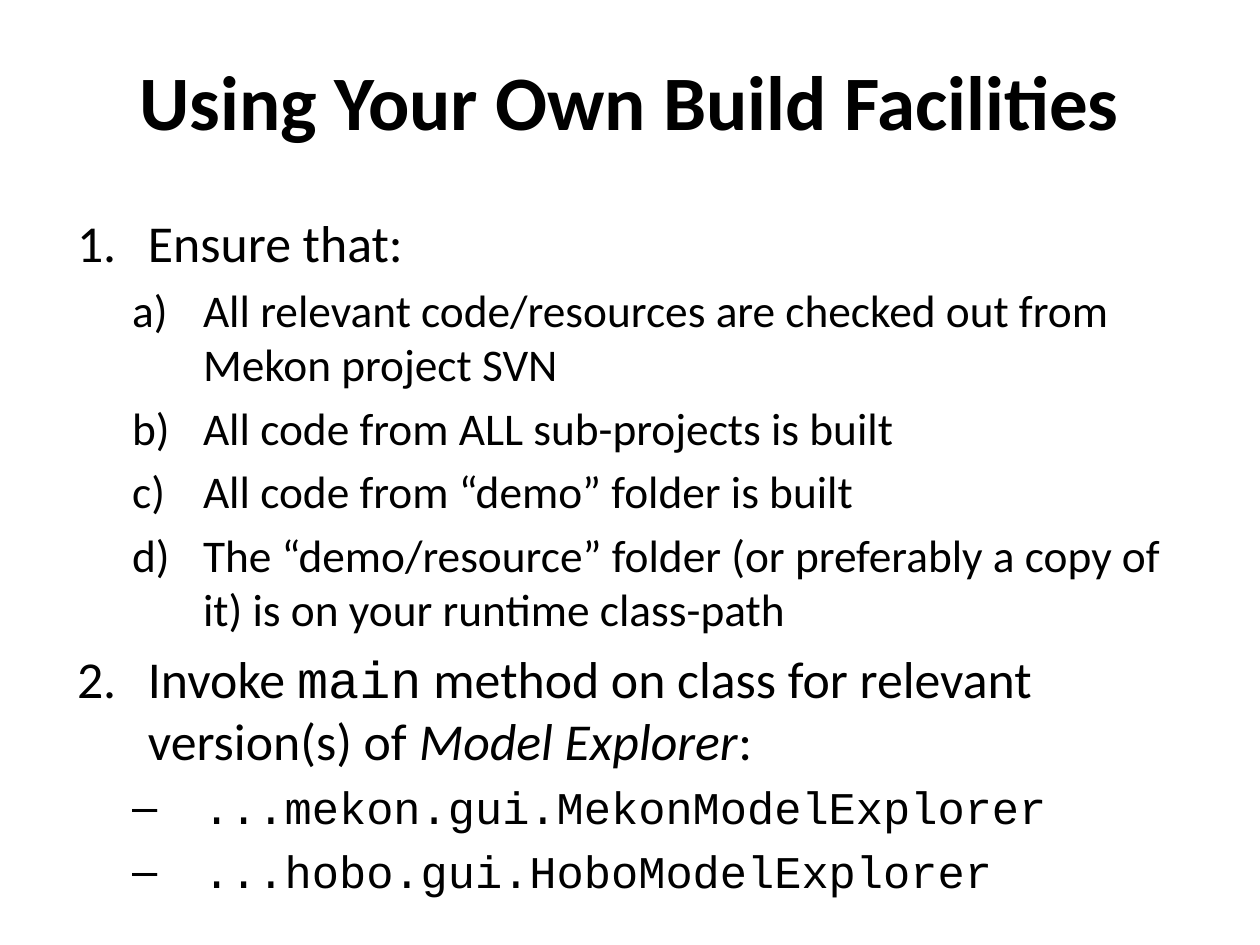
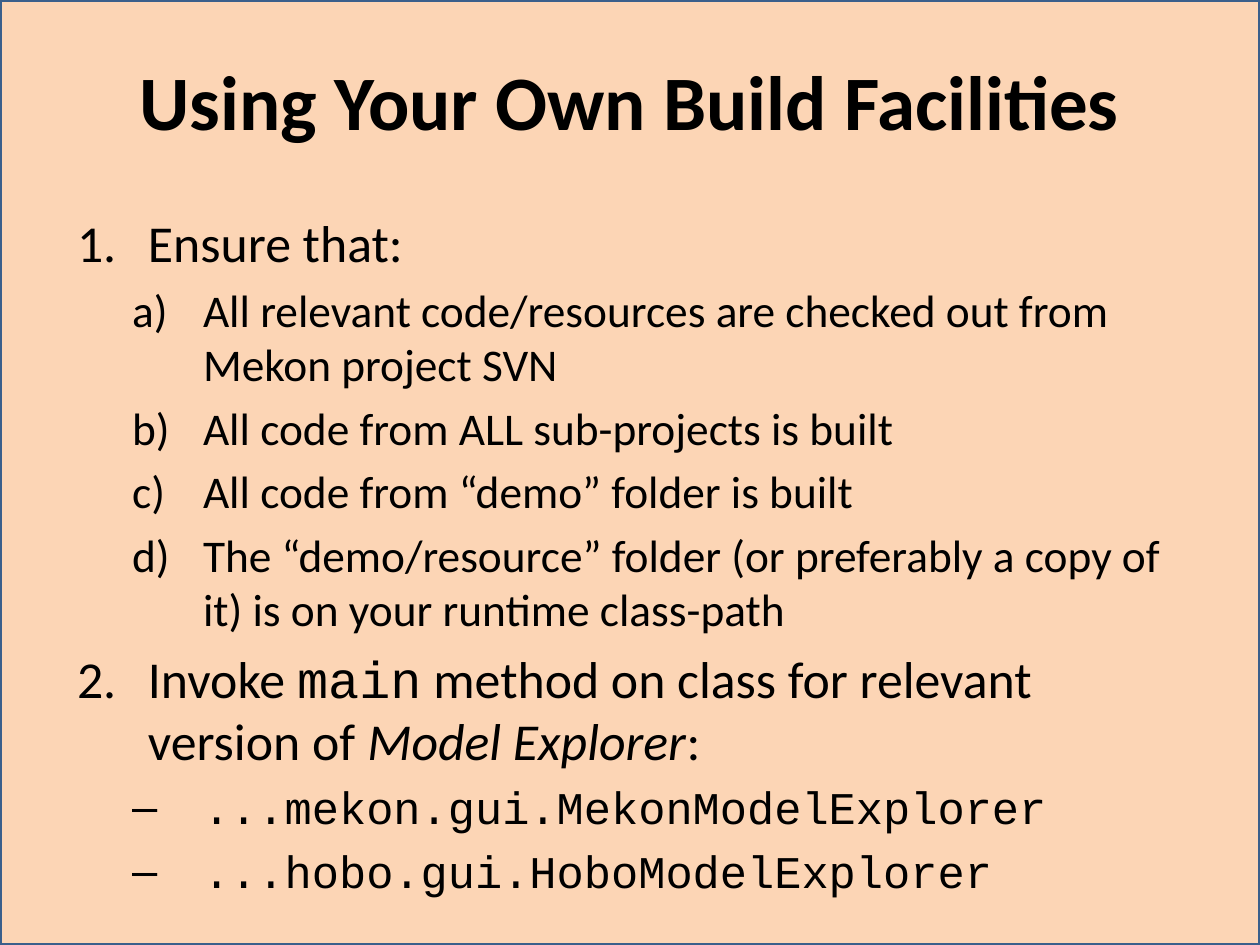
Before and after one commit to colin-puleston/mekon-hobo, a slide deck: slide 32 of docs/MEKON-HOBO Introductory Tutorial.pptx (slide 31 before the commit). Drawn at 1260x945 pixels with LibreOffice and Linux fonts; fonts in the diff are those of the drawing. Boxes give left, top, right and bottom in pixels: in the first picture for what was removed or moved away, otherwise in the second. Text is boxed around its words. In the diff, an @@ line names an element or a change of style, - is before the commit and + after.

```diff
--- a/docs/MEKON-HOBO Introductory Tutorial.pptx
+++ b/docs/MEKON-HOBO Introductory Tutorial.pptx
@@ rectangle added at [0,0,1260,945], fill #FCD5B5, outline #3A5F8C 2 pt @@
@@ text at [148,660,1032,769]: text changed @@
-2. Invoke main method on class for relevant version(s) of Model Explorer:
+2. Invoke main method on class for relevant version of Model Explorer:
```
Also in this commit, not shown: 28 other slides changed, 1 slide added.
